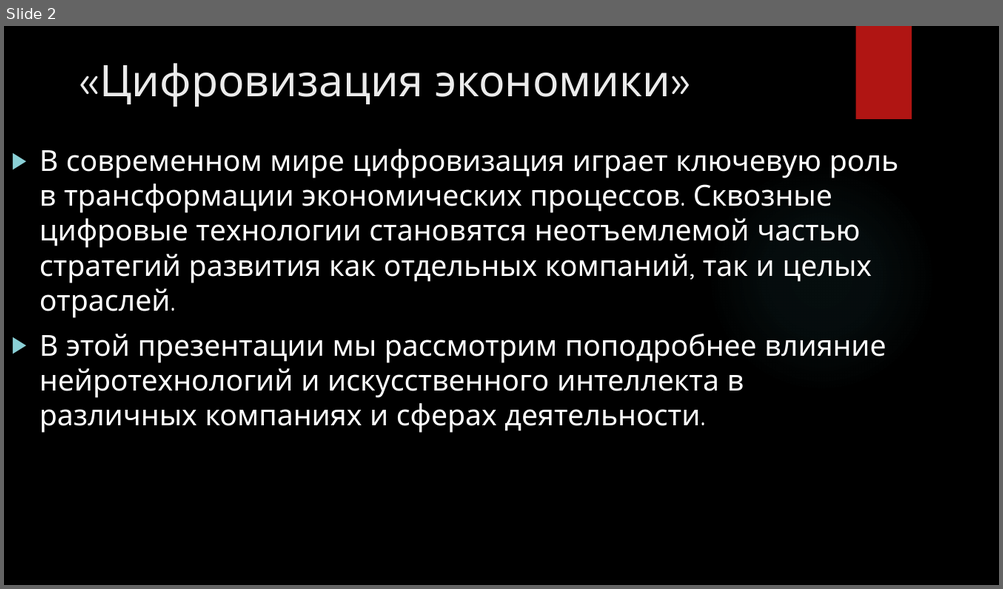
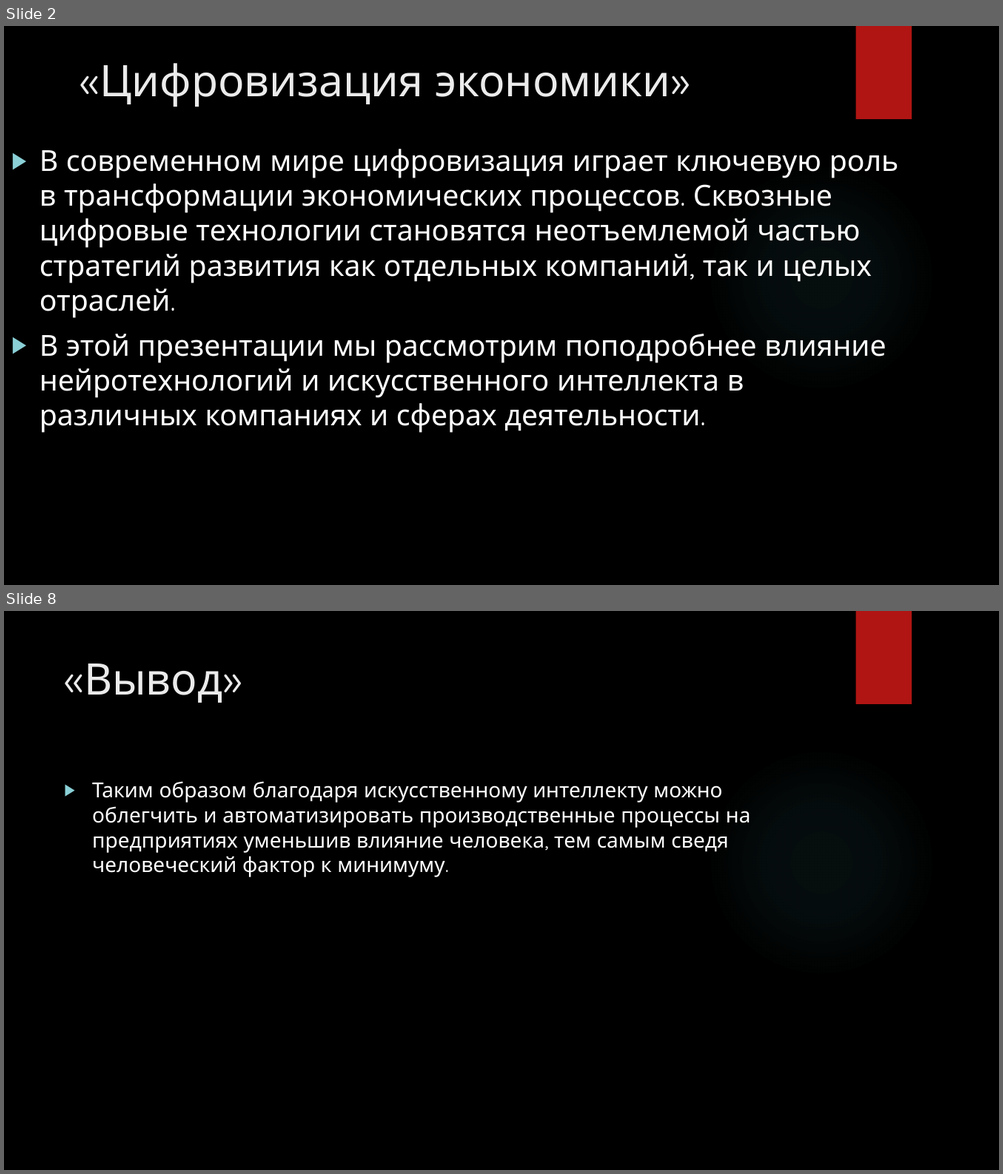
Before and after one commit to Sa4a1/studyLastYear, a slide deck: Экономика Презентация/Цифровизация экономики.pptx. Shown one above the other, each under a label of ours: slide 2 before the commit, slides 2 and 8 after it; the slides between them are not shown. The pictures are 1003x589 and 1003x1174 pixels, drawn with LibreOffice and Linux fonts; fonts in the diff are those of the drawing; background and template pictures are left out. Boxes give left, top, right and bottom in pixels: in the first picture for what was removed or moved away, otherwise in the second. Text is boxed around its words. In the diff, an @@ line names an element or a change of style, - is before the commit and + after.

```diff
--- a/Экономика Презентация/Цифровизация экономики.pptx
+++ b/Экономика Презентация/Цифровизация экономики.pptx
@@ slide 8 added at (4, 611, 999, 1170), background picture (left out); not listed: 2 template elements that a slide beside it also shows @@
@@ title added at (84, 664, 222, 703), 42 pt, text #EBEBEB @@
+«Вывод»
@@ text added at (92, 781, 751, 877), 20 pt, text #FFFFFF @@
+▶ Таким образом благодаря искусственному интеллекту можно облегчить и автоматизировать производственные процессы на предприятиях уменьшив влияние человека, тем самым сведя человеческий фактор к минимуму.
```
Also in this commit, not shown: 1 slide changed, 6 other slides added, 1 slide removed, 1 other file.
